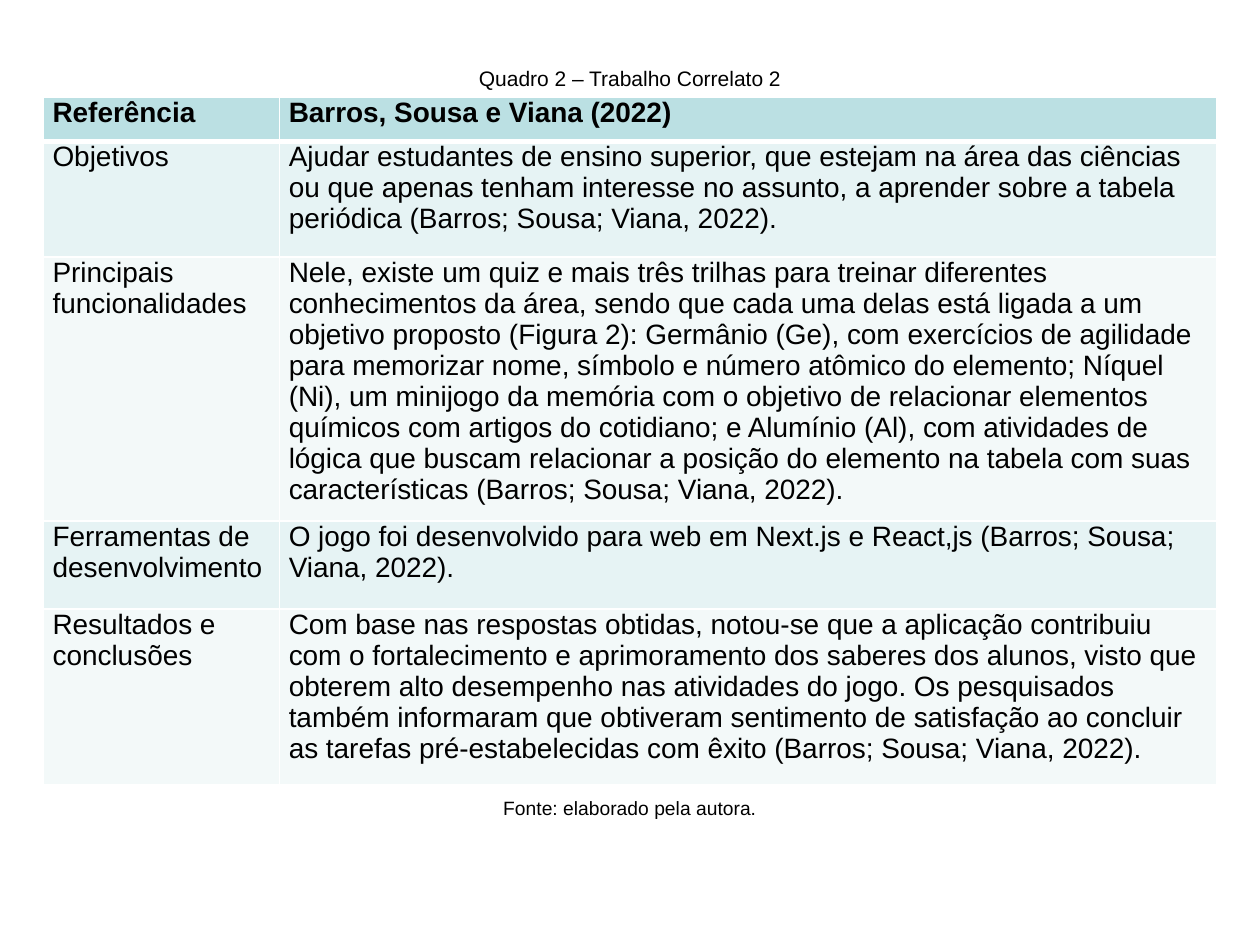
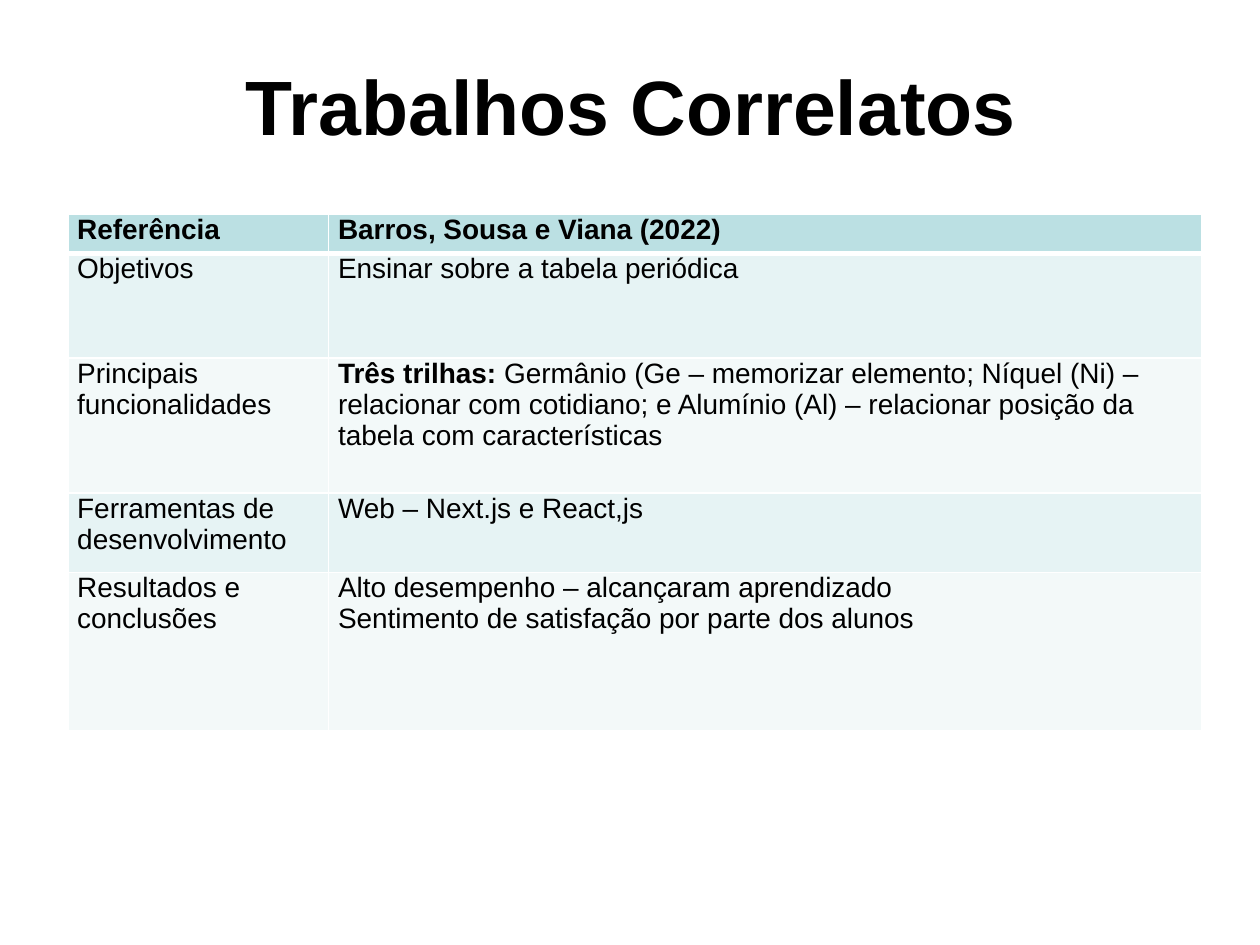
Before and after one commit to PanicAThePython/tcc_NataliaSensWeise, a slide deck: slide 7 of Slides_NataliaSensWeise.pptx (slide 8 before the commit). Drawn at 1260x945 pixels with LibreOffice and Linux fonts; fonts in the diff are those of the drawing; background and template pictures are left out. Boxes give left, top, right and bottom in pixels: in the first picture for what was removed or moved away, otherwise in the second. Text is boxed around its words. In the diff, an @@ line names an element or a change of style, - is before the commit and + after.

```diff
--- a/Slides_NataliaSensWeise.pptx
+++ b/Slides_NataliaSensWeise.pptx
@@ title added at [246, 79, 1016, 136], 44 pt, text #000000, bold @@
+Trabalhos Correlatos
@@ text removed at [479, 70, 781, 90] @@
-Quadro 2 – Trabalho Correlato 2
@@ table at [68, 214, 1202, 732] @@
-row 2, column 2: Ajudar estudantes de ensino superior, que estejam na área das ciências ou que apenas tenham interesse no assunto, a aprender sobre a tabela periódica (Barros; Sousa; Viana, 2022).
+row 2, column 2: Ensinar sobre a tabela periódica
-row 3, column 2: Nele, existe um quiz e mais três trilhas para treinar diferentes conhecimentos da área, sendo que cada uma delas está ligada a um objetivo proposto (Figura 2): Germânio (Ge), com exercícios de agilidade para memorizar nome, símbolo e número atômico do elemento; Níquel (Ni), um minijogo da memória com o objetivo de relacionar elementos químicos com artigos do cotidiano; e Alumínio (Al), com atividades de lógica que buscam relacionar a posição do elemento na tabela com suas características (Barros; Sousa; Viana, 2022).
+row 3, column 2: Três trilhas: Germânio (Ge – memorizar elemento; Níquel (Ni) – relacionar com cotidiano; e Alumínio (Al) – relacionar posição da tabela com características
-row 4, column 2: O jogo foi desenvolvido para web em Next.js e React,js (Barros; Sousa; Viana, 2022).
+row 4, column 2: Web – Next.js e React,js
-row 5, column 2: Com base nas respostas obtidas, notou-se que a aplicação contribuiu com o fortalecimento e aprimoramento dos saberes dos alunos, visto que obterem alto desempenho nas atividades do jogo. Os pesquisados também informaram que obtiveram sentimento de satisfação ao concluir as tarefas pré-estabelecidas com êxito (Barros; Sousa; Viana, 2022).
+row 5, column 2: Alto desempenho – alcançaram aprendizado / Sentimento de satisfação por parte dos alunos
@@ table: place and size @@
-table at [43, 97, 1216, 790]
+table at [68, 214, 1202, 732]
@@ text removed at [503, 801, 756, 819] @@
-Fonte: elaborado pela autora.
```
Also in this commit, not shown: 30 other slides changed, 2 slides removed, 2 other files.
